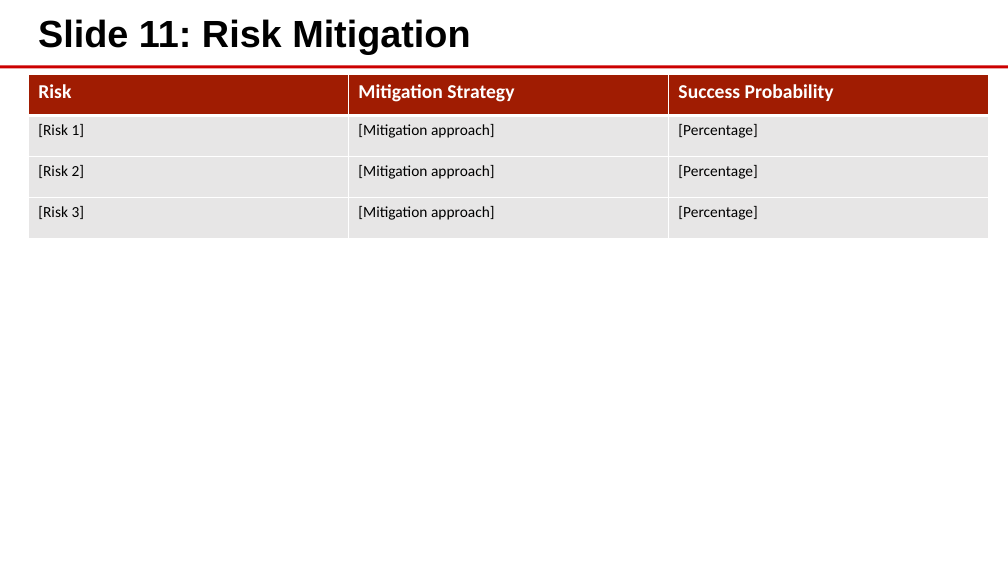
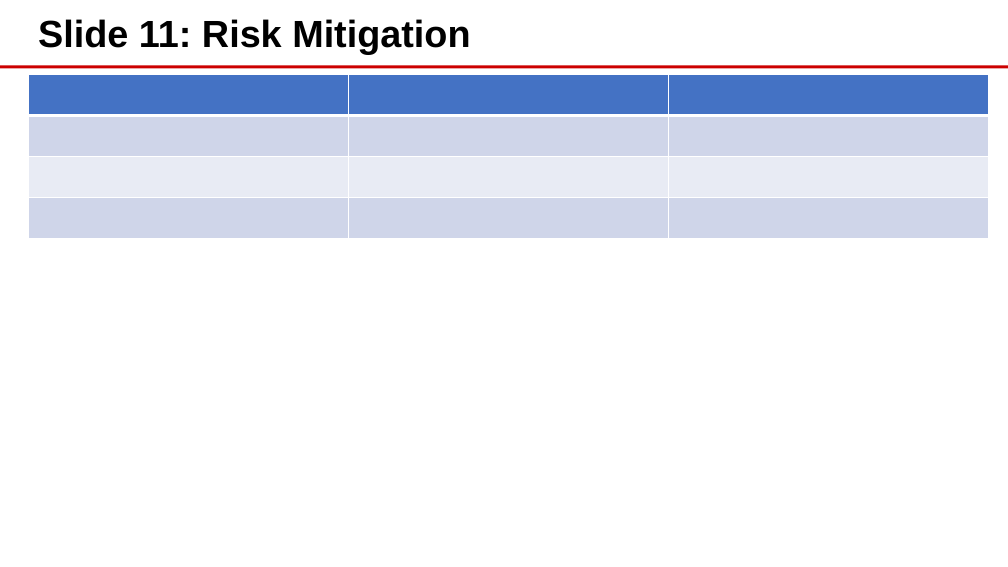
Before and after one commit to eoframework/solutions, a slide deck: slide 4 of solutions/cisco/ai/network-analytics/presales/executive-presentation.pptx. Drawn at 1008x567 pixels with LibreOffice and Linux fonts; fonts in the diff are those of the drawing; background and template pictures are left out. Boxes give left, top, right and bottom in pixels: in the first picture for what was removed or moved away, otherwise in the second. Text is boxed around its words. In the diff, an @@ line names an element or a change of style, - is before the commit and + after.

```diff
--- a/solutions/cisco/ai/network-analytics/presales/executive-presentation.pptx
+++ b/solutions/cisco/ai/network-analytics/presales/executive-presentation.pptx
@@ table at [28, 75, 990, 238] @@
-row 1: Risk | Mitigation Strategy | Success Probability
+row 1:  |  | 
-row 2: [Risk 1] | [Mitigation approach] | [Percentage]
+row 2:  |  | 
-row 3: [Risk 2] | [Mitigation approach] | [Percentage]
+row 3:  |  | 
-row 4: [Risk 3] | [Mitigation approach] | [Percentage]
+row 4:  |  | 
@@ fill #A01C02 to #4472C4 in row 1 @@
@@ fill #E7E6E6 to #CFD5EA in 6 cells @@
@@ fill #E7E6E6 to #E9EBF5 in row 3 @@
```
Also in this commit, not shown: 2 other slides changed, 45 other files.
